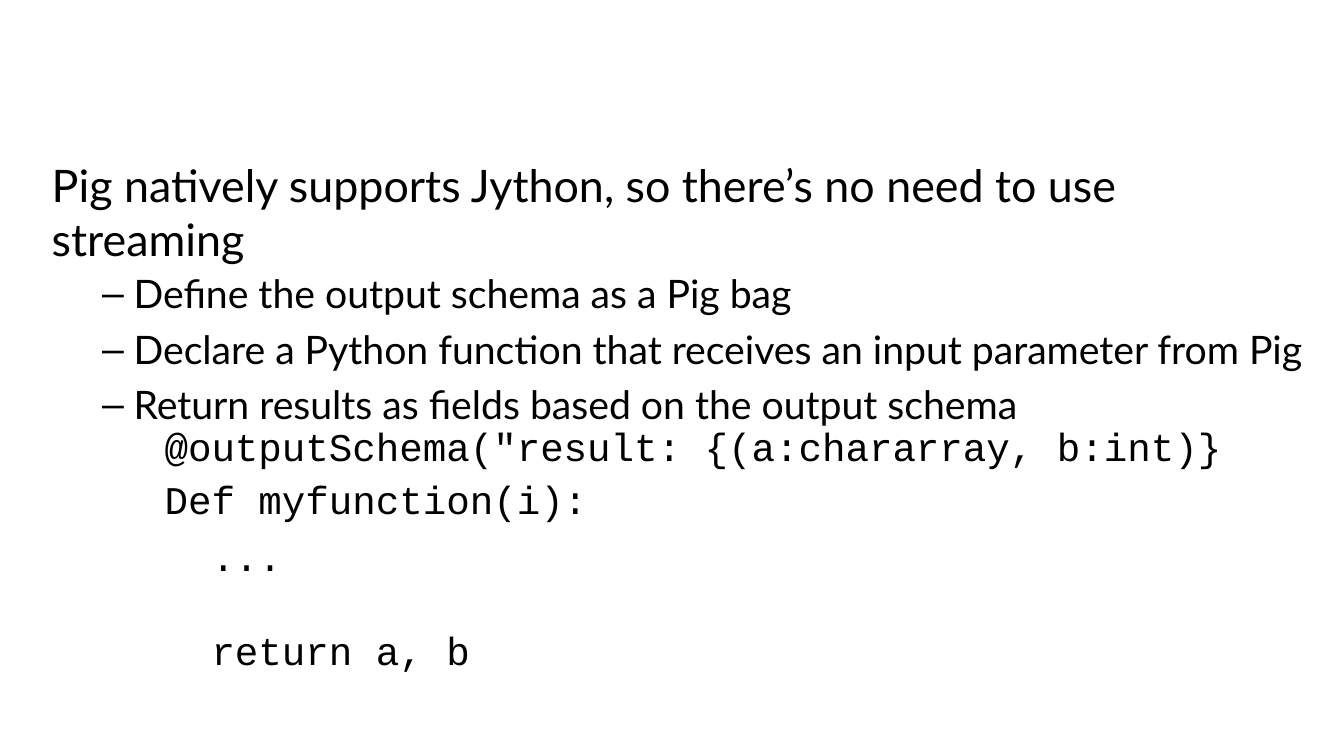
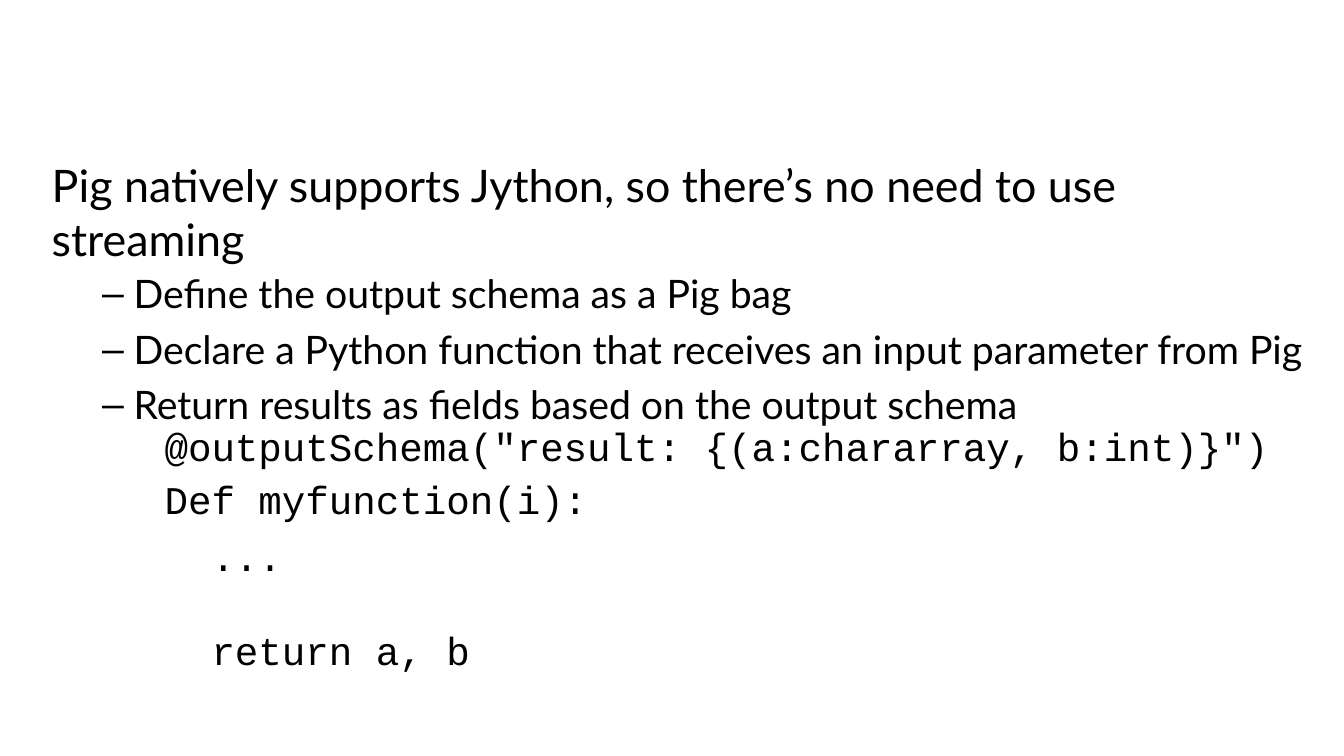
Before and after one commit to chitratsr/Hadoop-in-Azure-HDInsight, a slide deck: slide 12 of DAT202.1x_Mod_3_Slides/DAT202.1x Mod 3 Lesson 2.pptx. Drawn at 1344x756 pixels with LibreOffice and Linux fonts; fonts in the diff are those of the drawing. Boxes give left, top, right and bottom in pixels: in the first picture for what was removed or moved away, otherwise in the second. Text is boxed around its words. In the diff, an @@ line names an element or a change of style, - is before the commit and + after.

```diff
--- a/DAT202.1x_Mod_3_Slides/DAT202.1x Mod 3 Lesson 2.pptx
+++ b/DAT202.1x_Mod_3_Slides/DAT202.1x Mod 3 Lesson 2.pptx
@@ text at [165, 433, 1268, 469]: text changed @@
-@outputSchema("result: {(a:chararray, b:int)}
+@outputSchema("result: {(a:chararray, b:int)}")
```
